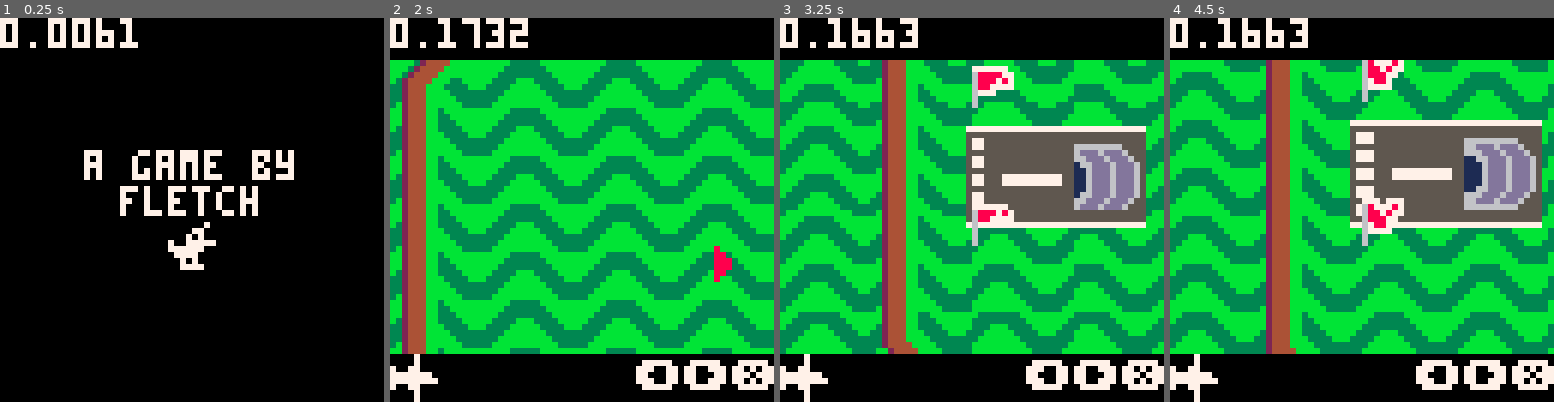
Above: before the commit, frames 1-4 (left to right).
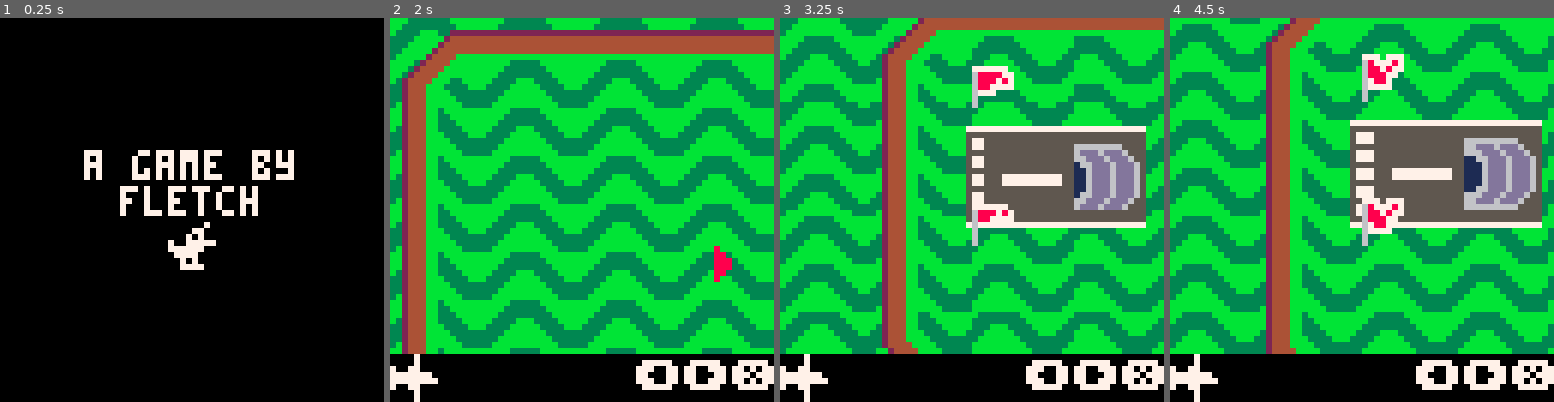
Above: after the commit, the same moments.

Repository: fletchmakes/oops-airlines
Game: PICO-8 cartridge oops-airlines.p8
The game is run twice, just before and just after one commit, with the same random seed, the same clock (stepped at 60 frames per second) and the same inputs.
Inputs:
- Up to frame 1 (0.25 s): no input
- Up to frame 2 (2 s): tap X (X key) at 0.33, 1.07, 1.85 s; tap O (Z key) at 0.7, 1.7 s; hold Right from 1.6 s (still down)
- Up to frame 3 (3.25 s): release Right at 2.1 s; tap O (Z key) at 2.1, 2.5, 2.9 s; hold Up 2.15-2.42 s; hold Right 2.47-3.03 s; tap X (X key) at 2.97 s; hold Left from 3.08 s (still down)
- Up to frame 4 (4.5 s): tap O (Z key) at 3.3, 3.7, 4.1 s; release Left at 3.58 s; hold Down 3.63-3.97 s; hold Right from 4.02 s (still down); tap X (X key) at 4.08 s

The runs differ from the first frame. In frame 1, 1.3% of the frame differs, in the area x 0-36%, y 0-8%; in frame 2, 11%, in the area x 0-100%, y 0-11%; in frame 3, 11%; in frame 4, 11%.

Commit message:
planes do plane things now

Diff:
--- a/oops-airlines.p8
+++ b/oops-airlines.p8
@@ -18,7 +18,7 @@
 --   - Z - place node / pickup node
 --   - (hold) X - zoom out
 
-local debug = true
+local debug = false
 
 -- key constants
 local k_left = 0
@@ -293,14 +293,14 @@
 	draw_play_area_border()
 
 	-- plane drawing
-	for plane in all(active_planes) do
-		local p = planes[p]
+	for pl in all(active_planes) do
+		local p = planes[pl]
 		p.nodes_draw(p)
 	end
 
-	for p in all(active_planes) do
-		local p = planes[p]
-		p.nodes_draw(p)
+	for pl in all(active_planes) do
+		local p = planes[pl]
+		p.draw(p)
 	end
 
     resolve_particles()
@@ -339,7 +339,7 @@
 end
 
 -- adds a plane to the game
-local hangar = {x=186, y=128}
+local airport = {x=186, y=128}
 local sprites = {16, 48, 80}
 local colors = {8, 12, 10}
 function add_plane(idx)
@@ -350,11 +350,10 @@
 	plane.idx = idx
 
 	-- choose what type of plane this will be
-	local type = rnd({1, 2, 3})
-	plane.type = type
-	plane.sprite = sprites[type]
-	plane.color = colors[type]
-	plane.speed = 0.25*type
+	plane.type = 1
+	plane.sprite = sprites[1]
+	plane.color = colors[1]
+	plane.speed = 0.25
 
 	-- nodes are represented as a queue
 	plane.nodes = _qnew()
@@ -363,6 +362,8 @@
 
 	plane.status = "POOLED" -- "POOLED", "IDLE", "ROUTING", "LANDING"
 	plane.altitude = 80
+
+	plane.smoke = {}
 
 	-- crude implementation of quadtrees - 256x256 area broken into cels of 32x32
 	plane.zone = -999
@@ -375,7 +376,7 @@
 		end
 
 		-- check if we've clicked the airfield
-		local dist_to_hangar = dist({x=x, y=y}, hangar)
+		local dist_to_hangar = dist({x=x, y=y}, airport)
 		if dist_to_hangar < 5 then
 			mode = "FLIGHT"
 			plan_plane = nil
@@ -387,23 +388,34 @@
 		self.status = "IDLE"
 
 		local pos = rnd() * 256
+		local opos = rnd({0, 256})
 		local x_or_y = rnd()
 
 		if x_or_y < 0.5 then
 			self.x = pos
-			self.y = 0
+			self.y = opos
 		else
-			self.x = 0
+			self.x = opos
 			self.y = pos
 		end
 
 		self.theta = angle(self, {x=128, y=128})
+
+		local type = rnd({1, 2, 3})
+		self.type = type
+		self.sprite = sprites[type]
+		self.color = colors[type]
+		self.speed = 0.25*type
+
+		self.altitude = 80
+		self.smoke = {}
 	end
 
 	plane.update = function(self)
 		-- check if we're landing
-		if self.status == "ROUTING" and dist(self, hangar) < 5 then
+		if self.status == "ROUTING" and dist(self, airport) < 5 then
 			self.status = "LANDING"
+			return
 		end
 
 		if plane.status == "ROUTING" then
@@ -434,13 +446,9 @@
 
 						local d = dist({x=self.x+8,y=self.y+8}, {x=p.x+8,y=p.y+8})
 						if d < 16 then
-							-- TODO: show end screen
 							local xsign, ysign = 0, 0
-							if self.x < p.x then xsign = 1 else xsign = -1 end
-							if self.y < p.y then ysign = -1 else ysign = 1 end
 							local theta = angle({x=self.x+8,y=self.y+8}, {x=p.x+8,y=p.y+8})
-							local midx, midy = self.x+8+cos(theta)*(d/2)*xsign,self.y+8+sin(theta)*(d/2)*ysign
-
+							local midx, midy = p.x+8+cos(theta)*(d/2),p.y+8+sin(theta)*(d/2)
 							mode = "GAMEOVER"
 							game_over_stuff.explosion = {x=midx, y=midy}
 							focus_scene = cocreate(pan_to_position(midx, midy))
@@ -501,6 +509,39 @@
 			return
 		end
 
+		-- smoke
+		if mode == "FLIGHT" then
+			for i=1,2 do
+				add(self.smoke, {
+					x=self.x+8,
+					y=self.y+8,
+					r=3,
+					dx=rnd(2)*cos(self.theta),
+					dy=rnd(2)*sin(self.theta),
+					dr=function(p) return p.r - 0.15 end,
+					c=function(p) return 7 end,
+					ttl=10
+				})
+			end
+		end
+
+		if #self.smoke > 0 then
+			for i=#self.smoke,1,-1 do
+				local p = self.smoke[i]
+				if mode == "FLIGHT" then
+					p.ttl -= 1
+					p.x += p.dx
+					p.y += p.dy
+					p.r = p.dr(p)
+
+					if p.ttl <= 0 then deli(self.smoke, i) end
+				end
+
+				circfill(p.x, p.y, p.r, p.c(p))
+			end
+		end
+
+		-- plane
 		if self.theta <= 0.0625 or self.theta > 0.9375 then -- right
 			spr(self.sprite + 2, self.x, self.y, 2, 2, true)
 		elseif self.theta > 0.0625 and self.theta <= 0.1875 then -- down right
@@ -650,7 +691,7 @@
 	return function()
 		user_input_blocker = true
 		local diffx, diffy = 999, 999
-		while diffx > 0.25 and diffy > 0.25 do
+		while diffx > 0.25 or diffy > 0.25 do
 			local lastcamx, lastcamy = cam.x, cam.y
 			local newcamx = lerp(cam.x, x-56, 0.1)
 			local newcamy = lerp(cam.y, y-56, 0.1)
